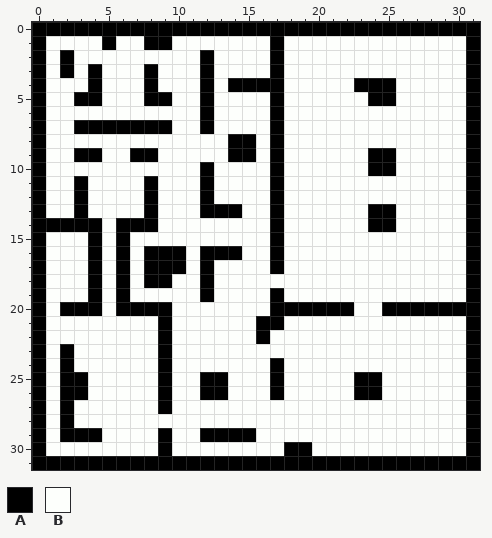
Pixel-art sprite, stored at games_n_demos/SlurmDemo/src/effect5/py_test/Map.png. Above: the version before the commit.
The file is 32x32 pixels.
Palette (. is transparent): A #000000  B #fdfffc
Once edited:
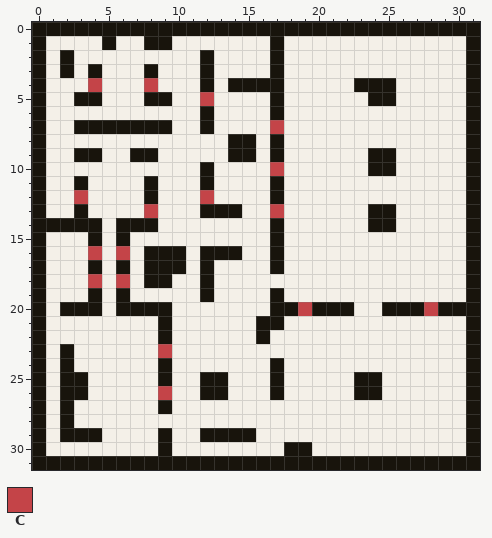
Colours new in this view: C #c44448
Change:
@@ palette @@
-A #000000
+A #18140c
-B #fdfffc
+B #f4f0e8
@@ x 0..31 @@
  3 ABABABBBABBBABBBBABBBBBBBBBBBBBA
- 4 ABBBABBBABBBABAAAABBBBBAAABBBBBA
- 5 ABBAABBBAABBABBBBABBBBBBAABBBBBA
+ 4 ABBBCBBBCBBBABAAAABBBBBAAABBBBBA
+ 5 ABBAABBBAABBCBBBBABBBBBBAABBBBBA
  6 ABBBBBBBBBBBABBBBABBBBBBBBBBBBBA
- 7 ABBAAAAAAABBABBBBABBBBBBBBBBBBBA
+ 7 ABBAAAAAAABBABBBBCBBBBBBBBBBBBBA
  8 ABBBBBBBBBBBBBAABABBBBBBBBBBBBBA
  9 ABBAABBAABBBBBAABABBBBBBAABBBBBA
-10 ABBBBBBBBBBBABBBBABBBBBBAABBBBBA
+10 ABBBBBBBBBBBABBBBCBBBBBBAABBBBBA
 11 ABBABBBBABBBABBBBABBBBBBBBBBBBBA
-12 ABBABBBBABBBABBBBABBBBBBBBBBBBBA
-13 ABBABBBBABBBAAABBABBBBBBAABBBBBA
+12 ABBCBBBBABBBCBBBBABBBBBBBBBBBBBA
+13 ABBABBBBCBBBAAABBCBBBBBBAABBBBBA
 14 AAAAABAAABBBBBBBBABBBBBBAABBBBBA
 15 ABBBABABBBBBBBBBBABBBBBBBBBBBBBA
-16 ABBBABABAAABAAABBABBBBBBBBBBBBBA
+16 ABBBCBCBAAABAAABBABBBBBBBBBBBBBA
 17 ABBBABABAAABABBBBABBBBBBBBBBBBBA
-18 ABBBABABAABBABBBBBBBBBBBBBBBBBBA
+18 ABBBCBCBAABBABBBBBBBBBBBBBBBBBBA
 19 ABBBABABBBBBABBBBABBBBBBBBBBBBBA
-20 ABAAABAAAABBBBBBBAAAAAABBAAAAAAA
+20 ABAAABAAAABBBBBBBAACAAABBAAACAAA
 21 ABBBBBBBBABBBBBBAABBBBBBBBBBBBBA
 22 ABBBBBBBBABBBBBBABBBBBBBBBBBBBBA
-23 ABABBBBBBABBBBBBBBBBBBBBBBBBBBBA
+23 ABABBBBBBCBBBBBBBBBBBBBBBBBBBBBA
 24 ABABBBBBBABBBBBBBABBBBBBBBBBBBBA
 25 ABAABBBBBABBAABBBABBBBBAABBBBBBA
-26 ABAABBBBBABBAABBBABBBBBAABBBBBBA
+26 ABAABBBBBCBBAABBBABBBBBAABBBBBBA
 27 ABABBBBBBABBBBBBBBBBBBBBBBBBBBBA
Pixel boxes of the changes (left, top, right, bottom) in both pictures:
changed: (32, 22, 480, 470)
